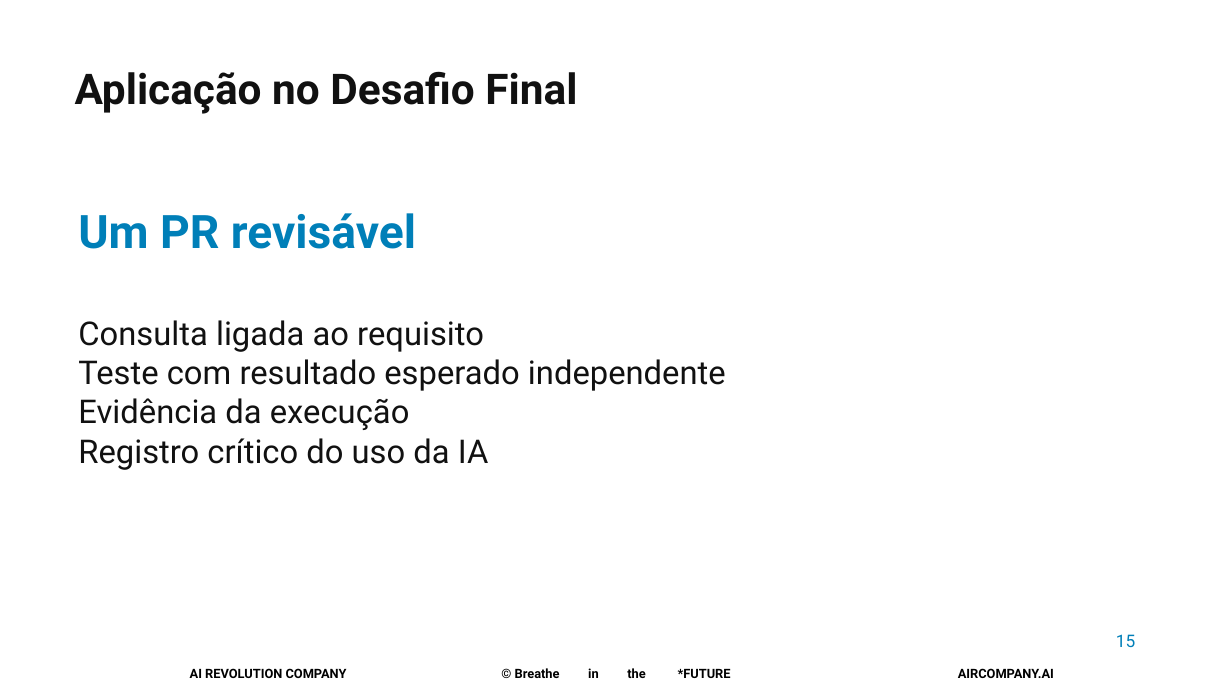
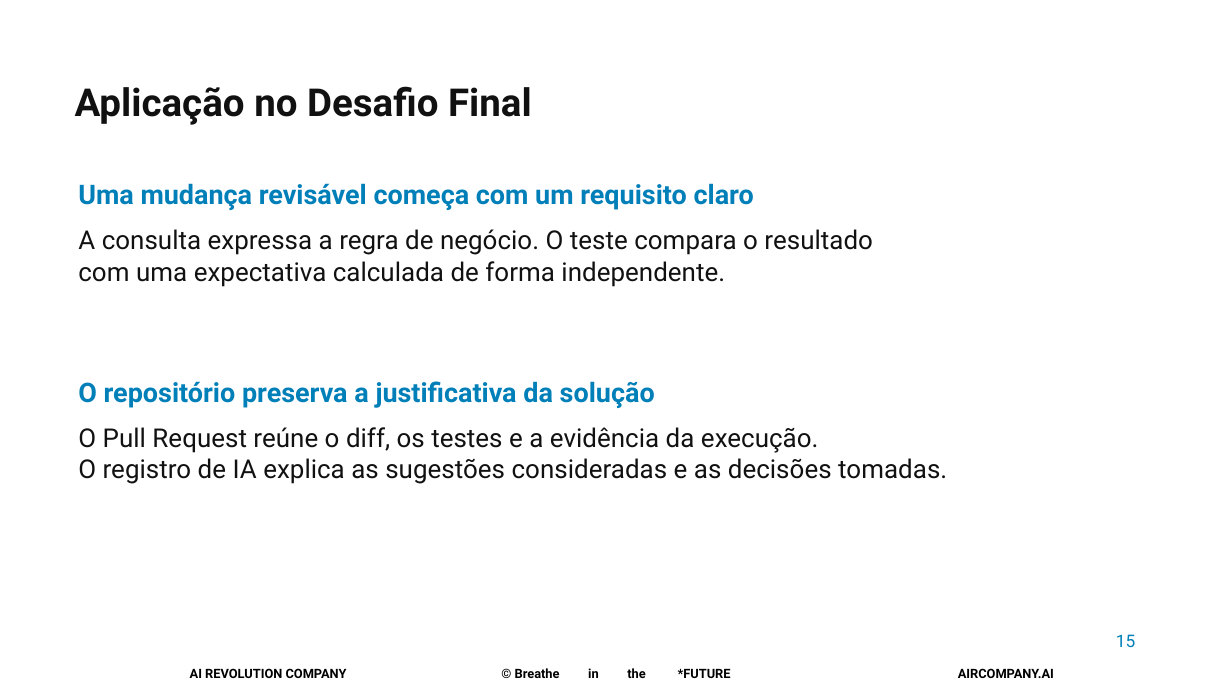
Before and after one commit to pedropalmieri/workshop4-pr-sql-ia, a slide deck: slide 15 of materiais/Workshop4-19nov2026.pptx. Drawn at 1232x693 pixels with LibreOffice and Linux fonts; fonts in the diff are those of the drawing; background and template pictures are left out. Boxes give left, top, right and bottom in pixels: in the first picture for what was removed or moved away, otherwise in the second. Text is boxed around its words. In the diff, an @@ line names an element or a change of style, - is before the commit and + after.

```diff
--- a/materiais/Workshop4-19nov2026.pptx
+++ b/materiais/Workshop4-19nov2026.pptx
@@ text "Aplicação no Desafio Final": place and size @@
-text "Aplicação no Desafio Final" at box(75, 71, 577, 114)
+text "Aplicação no Desafio Final" at box(75, 86, 532, 125)
@@ text "Aplicação no Desafio Final" at box(75, 86, 532, 125): size 33 to 30 pt @@
@@ text added at box(78, 183, 754, 210), 21 pt, text #007FB8, bold @@
+Uma mudança revisável começa com um requisito claro
@@ text removed at box(78, 213, 416, 249) @@
-Um PR revisável
@@ text added at box(78, 229, 872, 287), 20.2 pt, text #111111 @@
+A consulta expressa a regra de negócio. O teste compara o resultado
+com uma expectativa calculada de forma independente.
@@ text removed at box(78, 320, 726, 470) @@
-Consulta ligada ao requisito
-Teste com resultado esperado independente
-Evidência da execução
-Registro crítico do uso da IA
@@ text added at box(78, 381, 655, 408), 21 pt, text #007FB8, bold @@
+O repositório preserva a justificativa da solução
@@ text added at box(78, 427, 947, 484), 20.2 pt, text #111111 @@
+O Pull Request reúne o diff, os testes e a evidência da execução.
+O registro de IA explica as sugestões consideradas e as decisões tomadas.
```
Also in this commit, not shown: 6 other slides changed, 7 slides added, 7 slides removed.
